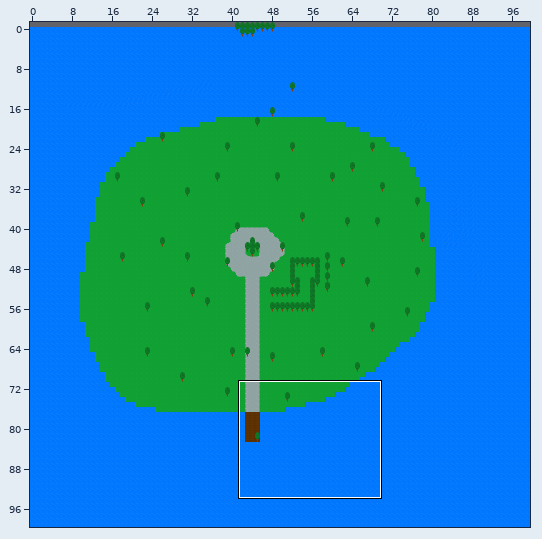
Tiled map (JSON), stored at maps/island-map.json. Above, an overview of the earlier version with the close-up marked.
Close-up. Before the commit:
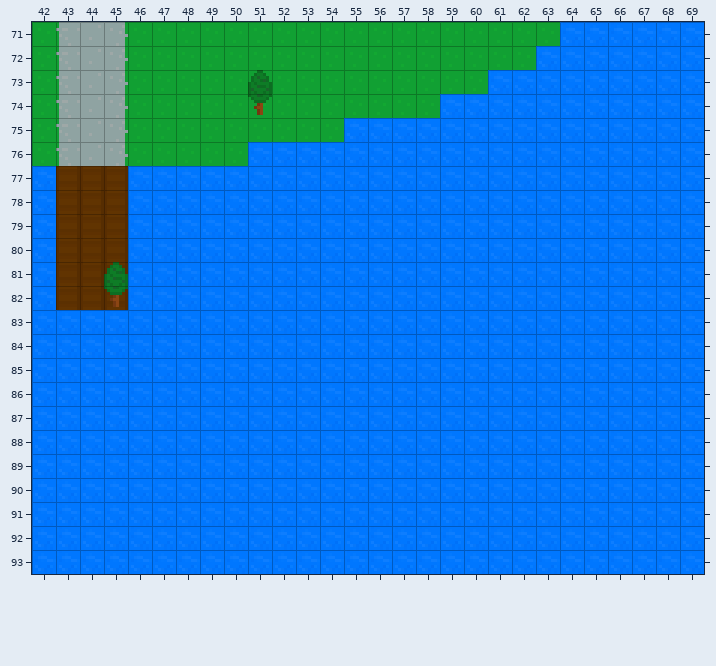
Cells are 8x8 px. Shown: x 42..69, y 71..93. The commit also changed other parts of the map, which this record leaves out.
The same view after the edit:
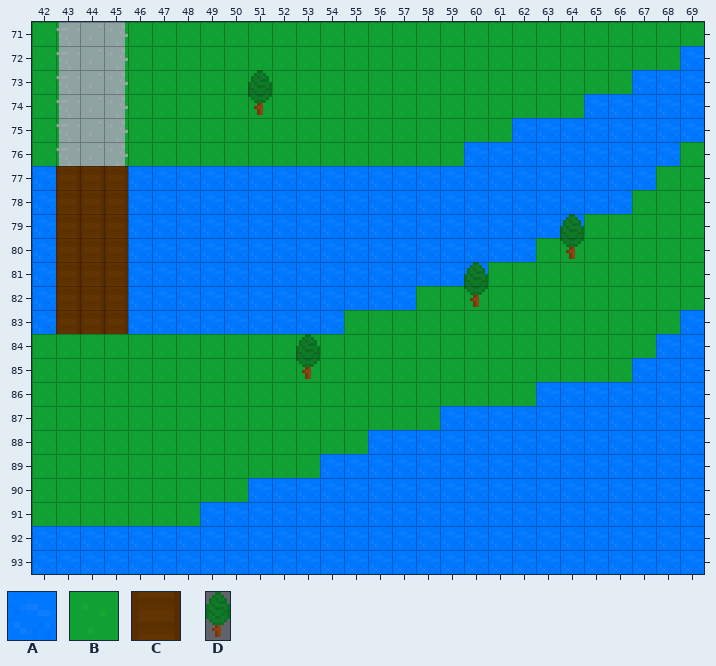
Key: from "Tilemap": A 7, B 9, C 14; from "Tree": D 0.
_ is an empty cell.
Objects are placed by their top-left corner, in cells (3,4 is the top-left corner of cell 3,4); size is 1x1 cell unless given.
The exact change:
Layer "Tile Layer 1":
y 71: x 64..69 AAAAAA -> BBBBBB
y 72: x 63..68 AAAAAA -> BBBBBB
y 73: x 61..66 AAAAAA -> BBBBBB
y 74: x 59..64 AAAAAA -> BBBBBB
y 75: x 55..61 AAAAAAA -> BBBBBBB
y 76: x 51..59 AAAAAAAAA -> BBBBBBBBB; x 69 A -> B
y 77: x 68..69 AA -> BB
y 78: x 67..69 AAA -> BBB
y 79: x 65..69 AAAAA -> BBBBB
y 80: x 63..69 AAAAAAA -> BBBBBBB
y 81: x 61..69 AAAAAAAAA -> BBBBBBBBB
y 82: x 58..69 AAAAAAAAAAAA -> BBBBBBBBBBBB
y 83: x 43..45 AAA -> CCC; x 55..68 AAAAAAAAAAAAAA -> BBBBBBBBBBBBBB
y 84: x 42..67 AAAAAAAAAAAAAAAAAAAAAAAAAA -> BBBBBBBBBBBBBBBBBBBBBBBBBB
y 85: x 42..66 AAAAAAAAAAAAAAAAAAAAAAAAA -> BBBBBBBBBBBBBBBBBBBBBBBBB
y 86: x 42..62 AAAAAAAAAAAAAAAAAAAAA -> BBBBBBBBBBBBBBBBBBBBB
y 87: x 42..58 AAAAAAAAAAAAAAAAA -> BBBBBBBBBBBBBBBBB
y 88: x 42..55 AAAAAAAAAAAAAA -> BBBBBBBBBBBBBB
y 89: x 42..53 AAAAAAAAAAAA -> BBBBBBBBBBBB
y 90: x 42..50 AAAAAAAAA -> BBBBBBBBB
y 91: x 42..48 AAAAAAA -> BBBBBBB
Layer "Object Layer 1":
added: D at 64,79 size 1x2
added: D at 60,81 size 1x2
added: D at 53,84 size 1x2
removed: D at 45,81 size 1x2
